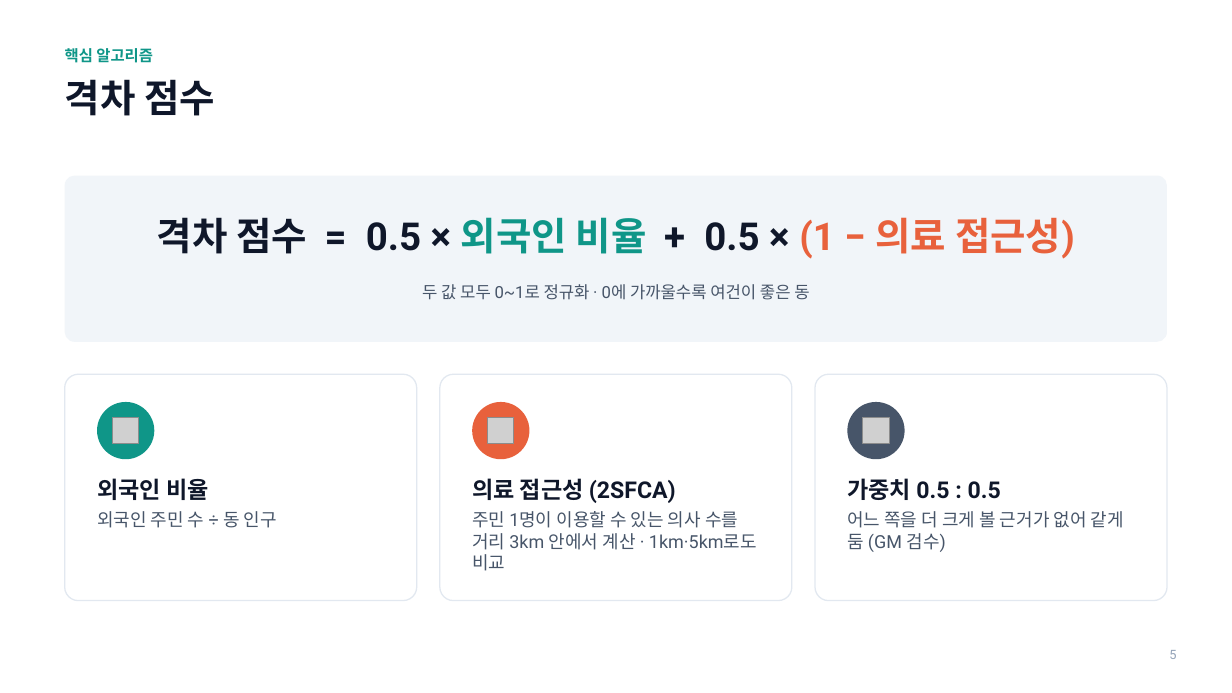
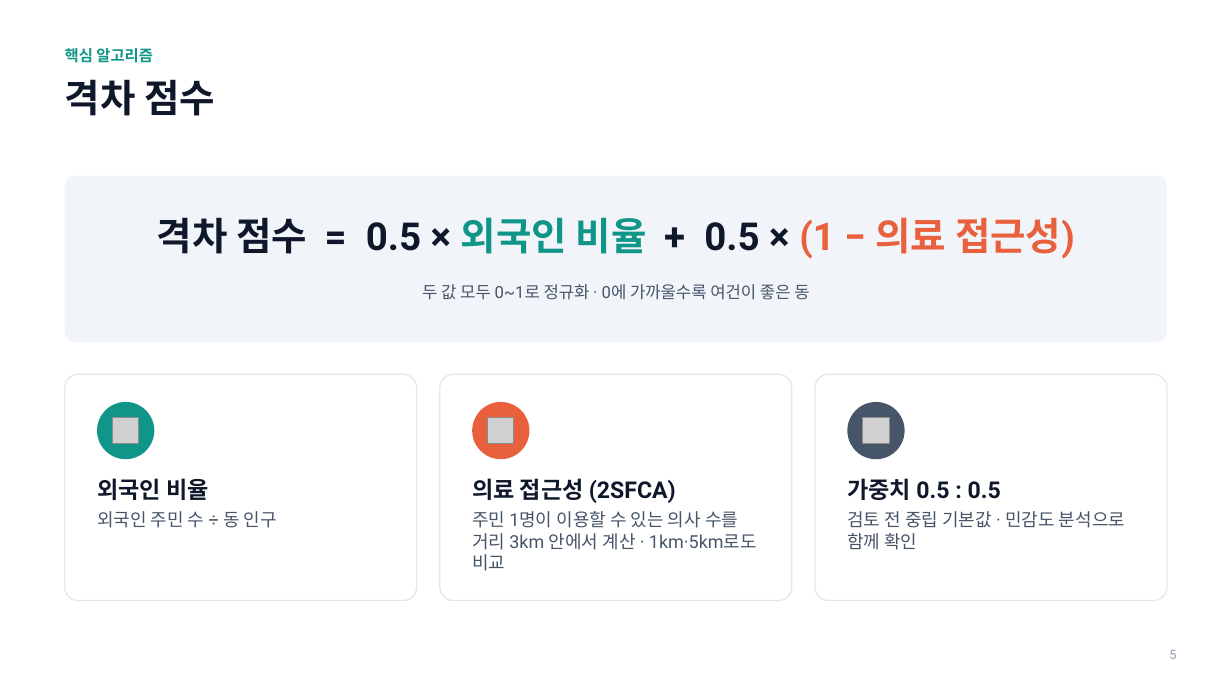
Before and after one commit to yechan-7942/2026_SW_festival, a slide deck: slide 5 of outputs/presentation_final.pptx. Drawn at 1232x693 pixels with LibreOffice and Linux fonts; fonts in the diff are those of the drawing; grey boxes stand for pictures. Boxes give left, top, right and bottom in pixels: in the first picture for what was removed or moved away, otherwise in the second. Text is boxed around its words. In the diff, an @@ line names an element or a change of style, - is before the commit and + after.

```diff
--- a/outputs/presentation_final.pptx
+++ b/outputs/presentation_final.pptx
@@ text at (847,511,1125,550): text changed @@
-어느 쪽을 더 크게 볼 근거가 없어 같게 둠 (GM 검수)
+검토 전 중립 기본값 · 민감도 분석으로 함께 확인
```
Also in this commit, not shown: 3 other slides changed, 27 other files.
